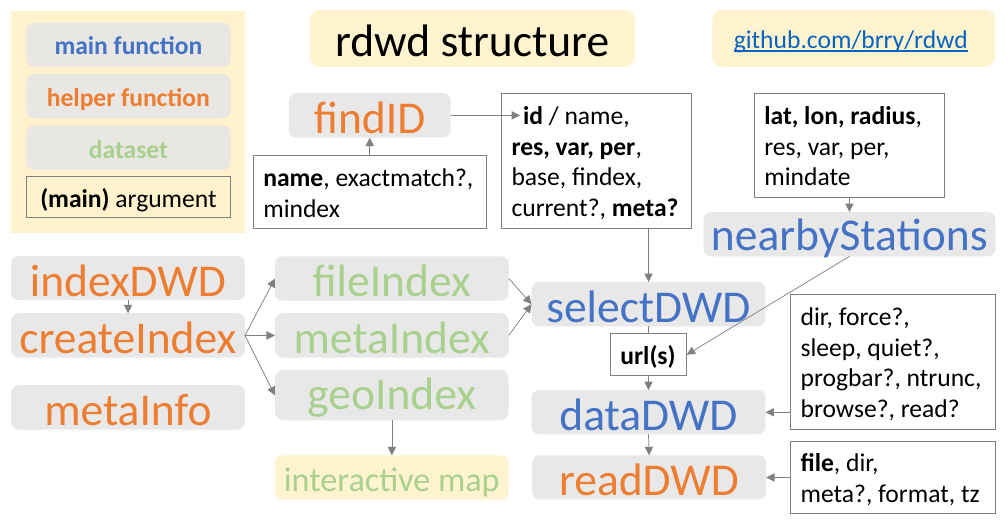
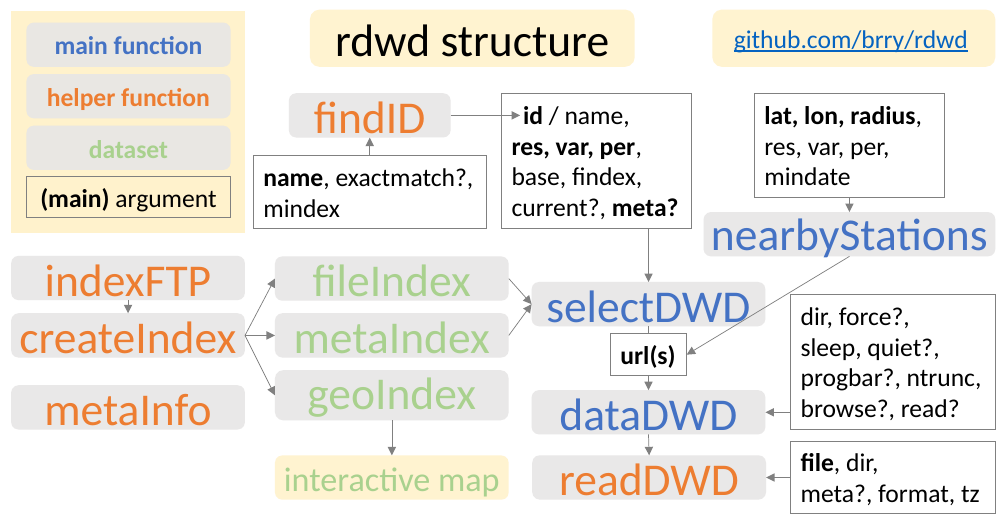
Before and after one commit to brry/rdwd, a slide deck: slide 1 of vignettes/PackageSchematic.pptx. Drawn at 1008x524 pixels with LibreOffice and Linux fonts; fonts in the diff are those of the drawing. Boxes give left, top, right and bottom in pixels: in the first picture for what was removed or moved away, otherwise in the second. Text is boxed around its words. In the diff, an @@ line names an element or a change of style, - is before the commit and + after.

Commit message:
indexDWD: renamed to indexFTP

```diff
--- a/vignettes/PackageSchematic.pptx
+++ b/vignettes/PackageSchematic.pptx
@@ text in rounded rectangle at bbox=[45, 264, 211, 308]: text changed @@
-indexDWD
+indexFTP
```
Also in this commit, not shown: 14 other files.
